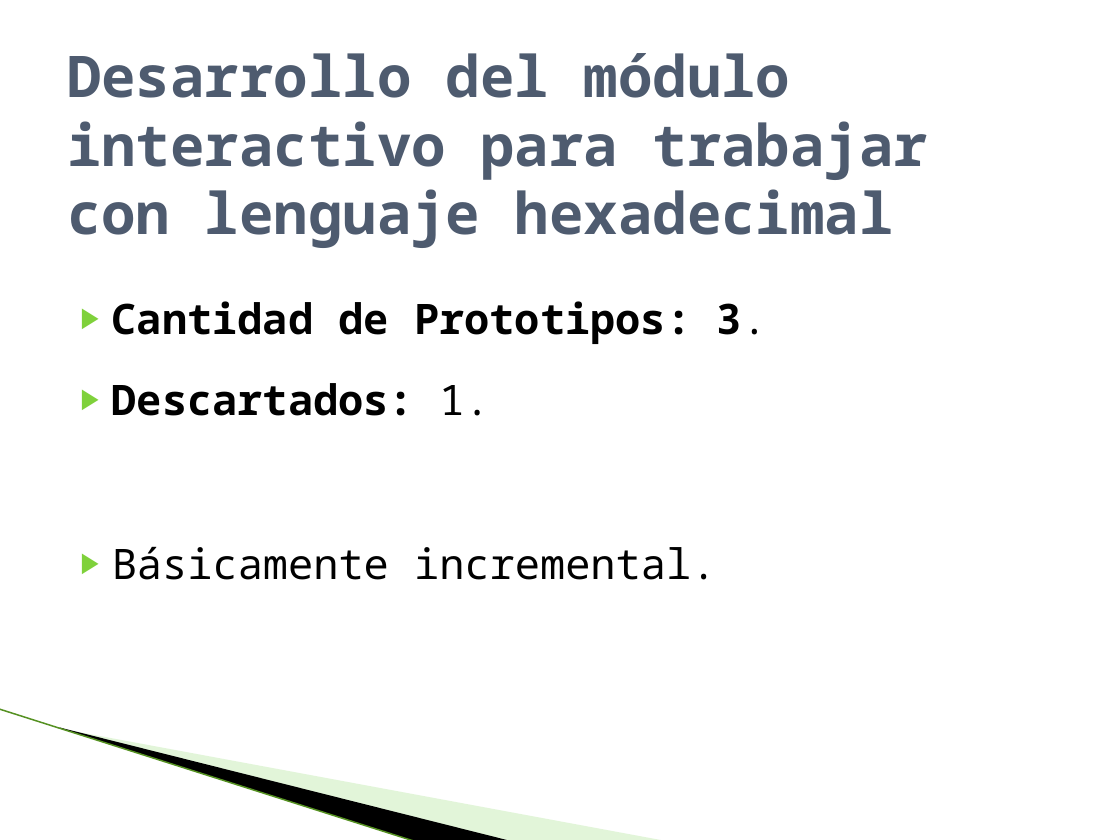
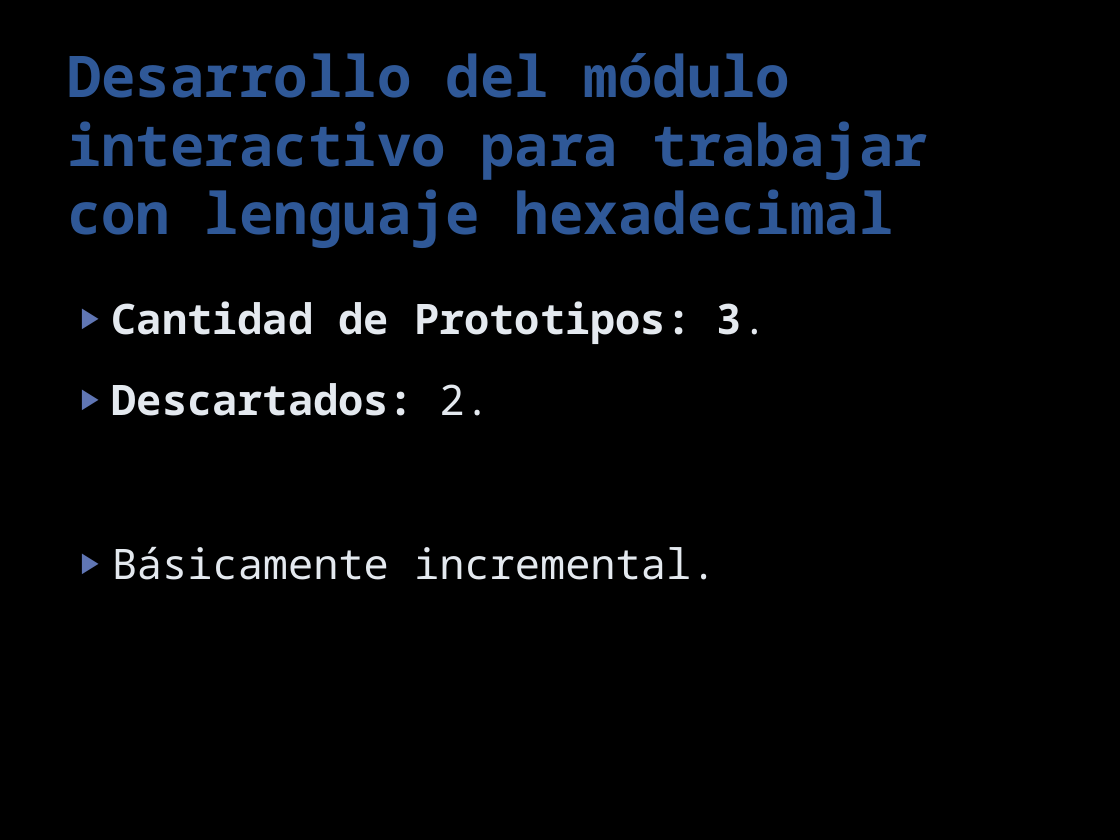
Before and after one commit to paoloadrian/DocumentacionCIHI, a slide deck: slide 31 of defensa publica.pptx (slide 39 before the commit). Drawn at 1120x840 pixels with LibreOffice and Linux fonts; fonts in the diff are those of the drawing; background and template pictures are left out. Boxes give left, top, right and bottom in pixels: in the first picture for what was removed or moved away, otherwise in the second. Text is boxed around its words. In the diff, an @@ line names an element or a change of style, - is before the commit and + after.

```diff
--- a/defensa publica.pptx
+++ b/defensa publica.pptx
@@ background #FFFFFF to #000000 @@
@@ title "Desarrollo del módulo interactivo para ..." at [67, 53, 929, 248]: text colour #4E5B6F to #2F5897 @@
@@ text at [112, 301, 767, 580]: text colour #000000 to #E4E9EF in "Cantidad de Prototipos: 3.", "Básicamente incremental."; bullet colour #7FD13B to #6076B4 @@
@@ text at [112, 383, 489, 416]: text changed; text colour #000000 to #E4E9EF @@
-▶ Descartados: 1.
+▶ Descartados: 2.
@@ line removed from (0, 709) to (416, 840) @@
@@ freeform shape removed at [59, 727, 512, 840] @@
@@ freeform shape removed at [62, 728, 666, 840] @@
```
Also in this commit, not shown: 27 other slides changed, 19 slides added, 20 slides removed.
